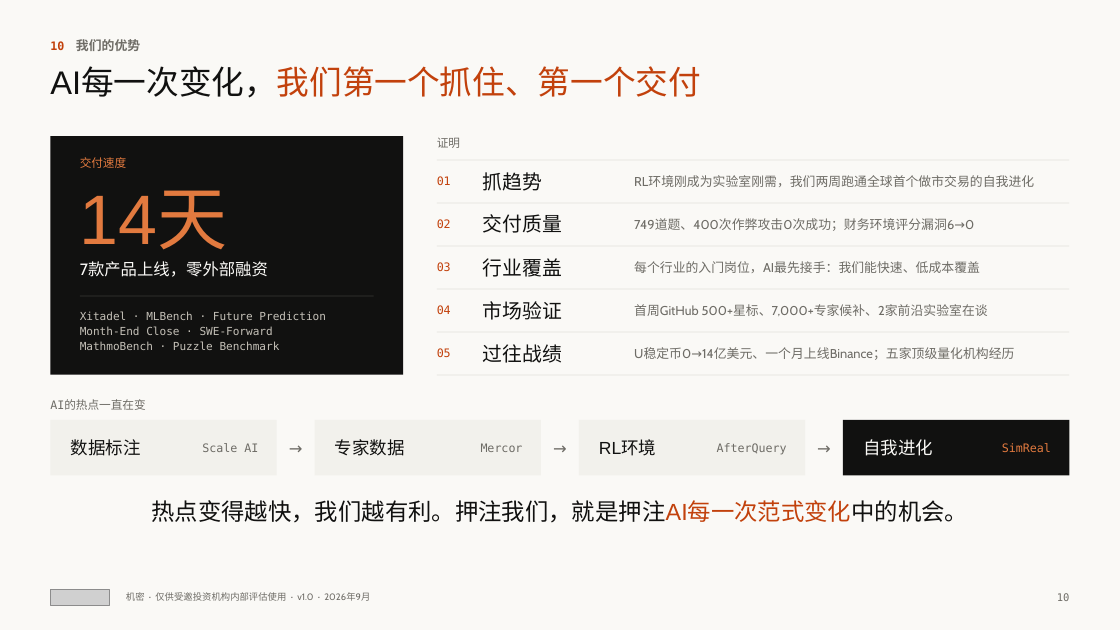
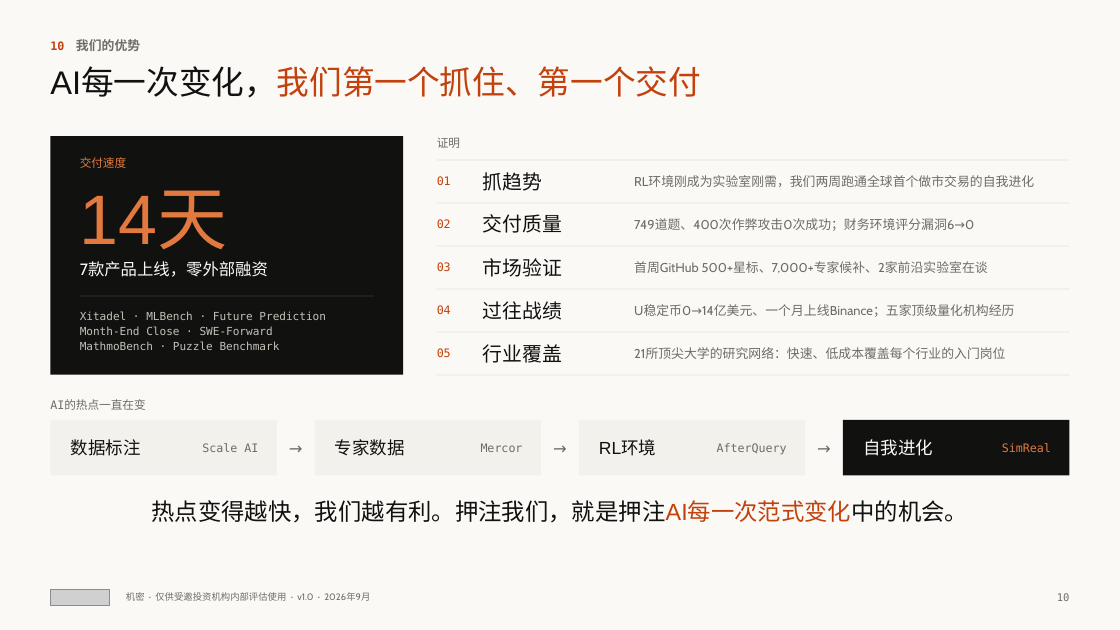
Before and after one commit to wangchen0802/Delta1, a slide deck: slide 10 of SimReal-BP-v17.pptx. Drawn at 1120x630 pixels with LibreOffice and Linux fonts; fonts in the diff are those of the drawing; grey boxes stand for pictures. Boxes give left, top, right and bottom in pixels: in the first picture for what was removed or moved away, otherwise in the second. Text is boxed around its words. In the diff, an @@ line names an element or a change of style, - is before the commit and + after.

```diff
--- a/SimReal-BP-v17.pptx
+++ b/SimReal-BP-v17.pptx
@@ 4 texts: place and size @@
-4 texts at (483,301,1015,363)
+4 texts at (483,258,1015,320)
@@ text "行业覆盖": place and size @@
-text "行业覆盖" at (483,258,562,277)
+text "行业覆盖" at (483,344,562,363)
@@ text at (634,348,1005,359): text changed @@
-每个行业的入门岗位，AI最先接手：我们能快速、低成本覆盖
+21所顶尖大学的研究网络：快速、低成本覆盖每个行业的入门岗位
```
Also in this commit, not shown: 2 other files.
